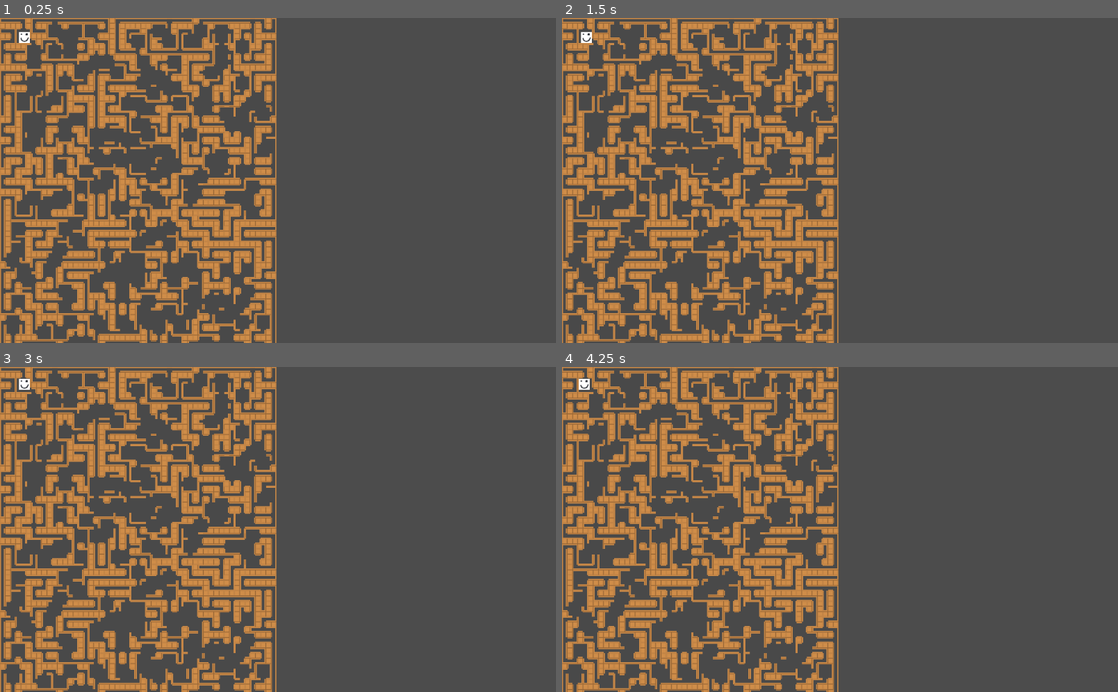
Above: before the commit, frames 1-4 (two rows, left to right).
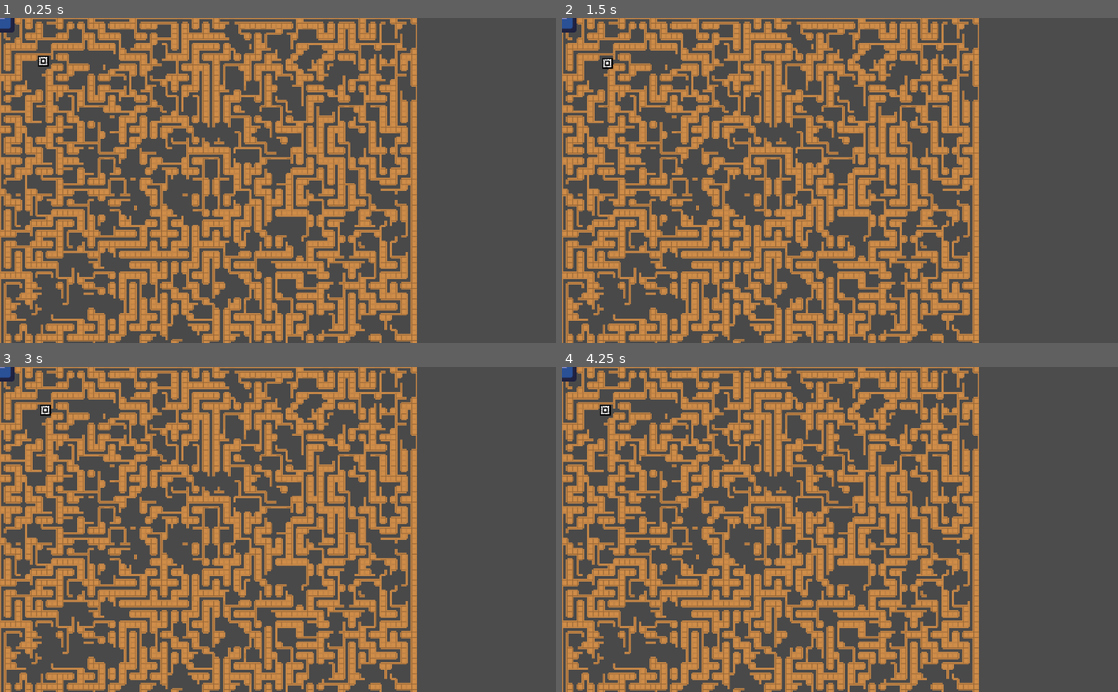
Above: after the commit, the same moments.

Repository: ottomated/codeday-2019
Game: Godot game, scene res://Board.tscn
The game is run twice, just before and just after one commit, with the same random seed, the same clock (stepped at 60 frames per second) and the same inputs. The engine's default icon, where the game draws it, is replaced by a stand-in: a white triangle on a blue panel in a dark square.
Inputs:
- Up to frame 1 (0.25 s): no input
- Up to frame 2 (1.5 s): tap Enter at 0.5 s; hold Right (ui_right) 0.53-1.28 s; tap Space at 1.25 s; hold Down (ui_down) from 1.28 s (still down)
- Up to frame 3 (3 s): tap Enter at 2 s; release Down (ui_down) at 2.03 s; hold Right (ui_right) 2.03-2.78 s; tap Space at 2.75 s; hold Up (ui_up) from 2.78 s (still down)
- Up to frame 4 (4.25 s): tap Enter at 3.5 s; release Up (ui_up) at 3.53 s; hold Left (ui_left) from 3.53 s (still down)

The runs differ from the first frame. In frame 1, 37% of the frame differs, in the area x 0-75%, y 0-100%; in frame 2, 37%; in frame 3, 37%; in frame 4, 37%.
Error after the commit: Invalid operands 'Nil' and 'Vector2' in operator '*'. (res://Exit.gd:9)

Commit message:
Exit

Diff:
--- a/Board.tscn
+++ b/Board.tscn
@@ -1,9 +1,11 @@
-[gd_scene load_steps=6 format=2]
+[gd_scene load_steps=8 format=2]
 
 [ext_resource path="res://new_script.gd" type="Script" id=1]
 [ext_resource path="res://Tilesetbetter.tres" type="TileSet" id=2]
-[ext_resource path="res://Player.gd" type="Script" id=3]
-[ext_resource path="res://player.png" type="Texture" id=4]
+[ext_resource path="res://Exit.gd" type="Script" id=3]
+[ext_resource path="res://icon.png" type="Texture" id=4]
+[ext_resource path="res://Player.gd" type="Script" id=5]
+[ext_resource path="res://Player.png" type="Texture" id=6]
 
 [sub_resource type="RectangleShape2D" id=1]
 
@@ -15,9 +17,22 @@
 tile_set = ExtResource( 2 )
 format = 1
 
+[node name="Exit" type="StaticBody2D" parent="TileMap"]
+scale = Vector2( 6.66667, 6.66667 )
+script = ExtResource( 3 )
+
+[node name="Sprite" type="Sprite" parent="TileMap/Exit"]
+modulate = Color( 0.603922, 0.572549, 0.788235, 1 )
+position = Vector2( 0, 7.62939e-06 )
+scale = Vector2( 0.85, 0.85 )
+texture = ExtResource( 4 )
+__meta__ = {
+"_edit_group_": true
+}
+
 [node name="Player" type="KinematicBody2D" parent="."]
-position = Vector2( 46.0336, 43.3391 )
-script = ExtResource( 3 )
+position = Vector2( 42.2609, 41.4143 )
+script = ExtResource( 5 )
 __meta__ = {
 "_edit_group_": true
 }
@@ -26,8 +41,8 @@
 shape = SubResource( 1 )
 
 [node name="Sprite" type="Sprite" parent="Player"]
-position = Vector2( 0.0215263, 0.039459 )
-scale = Vector2( 0.311547, 0.310912 )
-texture = ExtResource( 4 )
+position = Vector2( 0.0170044, -0.00720298 )
+scale = Vector2( 0.486607, 0.511941 )
+texture = ExtResource( 6 )
 
 [node name="Camera2D" type="Camera2D" parent="."]
--- /dev/null
+++ b/Exit.gd
@@ -0,0 +1,10 @@
+extends StaticBody2D
+
+var pos
+# Called when the node enters the scene tree for the first time.
+#func _ready():
+#	position = get_node("Board").exit
+
+func set_pos(x, tile_size):
+	position = x * tile_size
+	print(position)
--- a/new_script.gd
+++ b/new_script.gd
@@ -9,13 +9,16 @@
 				  Vector2(0, 2): S, Vector2(-2, 0): W}
 
 var tile_size = 64  # tile size (in pixels)
-var width = 50 + randi() % 50  # width of map (in tiles)
-var height = 50 + randi() % 50  # height of map (in tiles)
+var width = 80  # width of map (in tiles)
+var height = 80  # height of map (in tiles)
 
 var map_seed = randi()
 
+# list of enemy spawn points
+var enemy_spawn_list = []
+
 # fraction of walls to remove
-var erase_fraction = 0.2
+var erase_fraction = 0
 
 # Fraction that are rooms
 var room_fraction = 0.1
@@ -33,8 +36,11 @@
 	print("Seed: ", map_seed)
 	tile_size = Map.cell_size
 	make_maze()
-	#erase_walls()
+	erase_walls()
 	create_rooms()
+	var exit_pos = make_exit()
+	print(exit_pos)
+	$TileMap/Exit.set_pos(exit_pos, tile_size)
 
 func check_neighbors(cell, unvisited):
 	# returns an array of cell's unvisited neighbors
@@ -147,3 +153,28 @@
 	a = min(a, l[0])
 	var sum = 8*d + 4*c + 2*b + a
 	return sum
+
+func make_exit():
+	var perimeter = 2 * (width + height) - 4
+	var random = ((randi() % 89089) + 7986) % perimeter
+	var x = 0
+	var y = 0
+	if (random <= width):
+		x = random
+		y = 1
+	elif (random <= width + height - 1):
+		x = width
+		y = random - width
+	elif (random <= 2 * width + height - 2):
+		x = perimeter - height - random
+		y = height
+	else:
+		x = 1
+		y = perimeter - random
+	print(x)
+	print(y)
+	print(Map.get_cellv(Vector2(x, y)))
+	if Map.get_cellv(Vector2(x, y)) == 15:
+		make_exit()
+	else:
+		return Vector2(x, y)
Binary file changed: player.png
